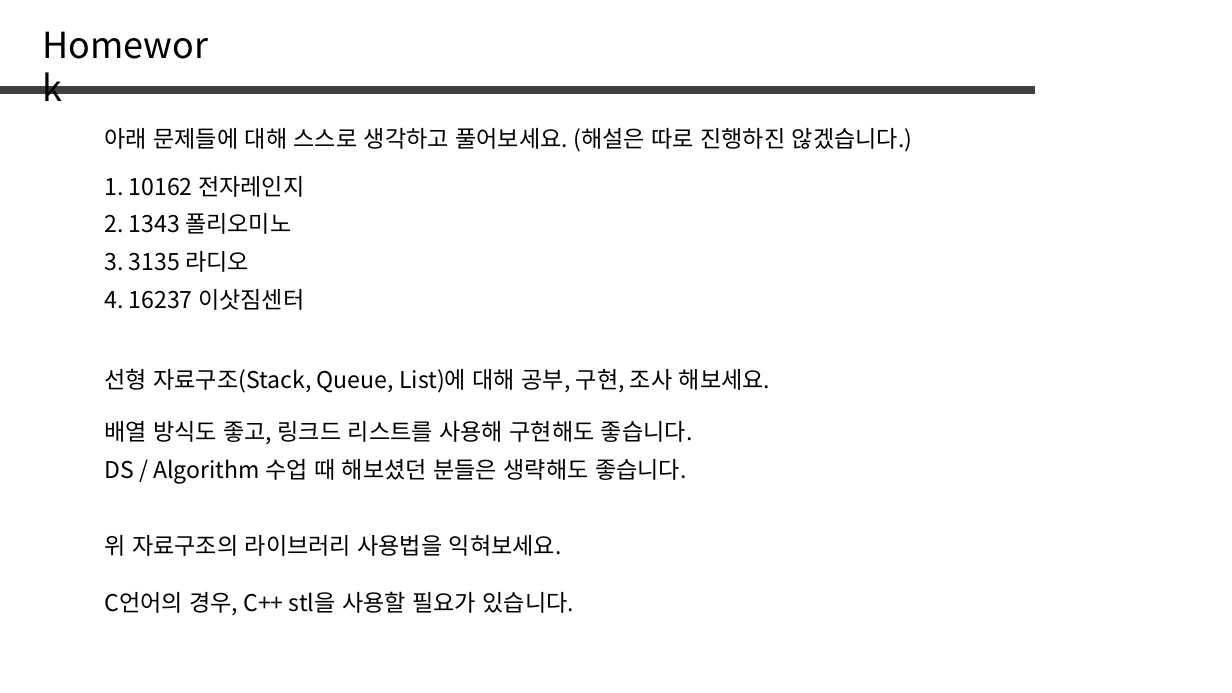
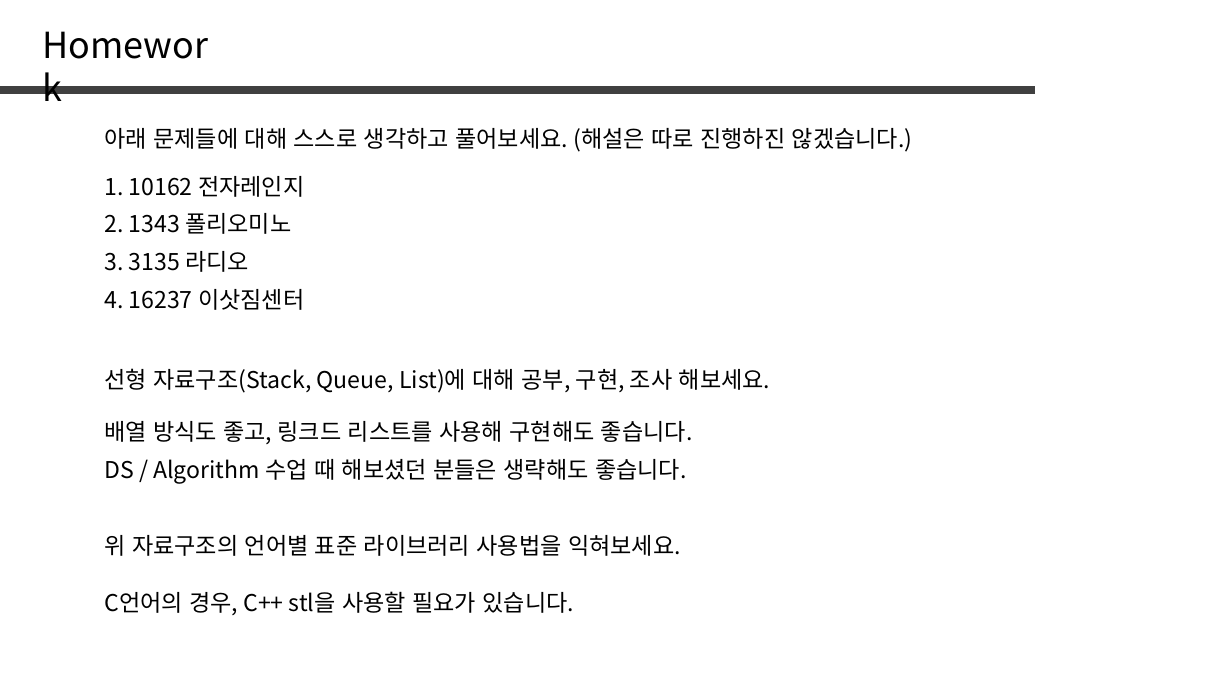
Before and after one commit to jaehoo1/PS-study, a slide deck: slide 23 of study/6_Greedy.pptx. Drawn at 1232x693 pixels with LibreOffice and Linux fonts; fonts in the diff are those of the drawing. Boxes give left, top, right and bottom in pixels: in the first picture for what was removed or moved away, otherwise in the second. Text is boxed around its words. In the diff, an @@ line names an element or a change of style, - is before the commit and + after.

```diff
--- a/study/6_Greedy.pptx
+++ b/study/6_Greedy.pptx
@@ text at [104,535,681,556]: text changed @@
-위 자료구조의 라이브러리 사용법을 익혀보세요.
+위 자료구조의 언어별 표준 라이브러리 사용법을 익혀보세요.
```
Also in this commit, not shown: 2 slides added.
